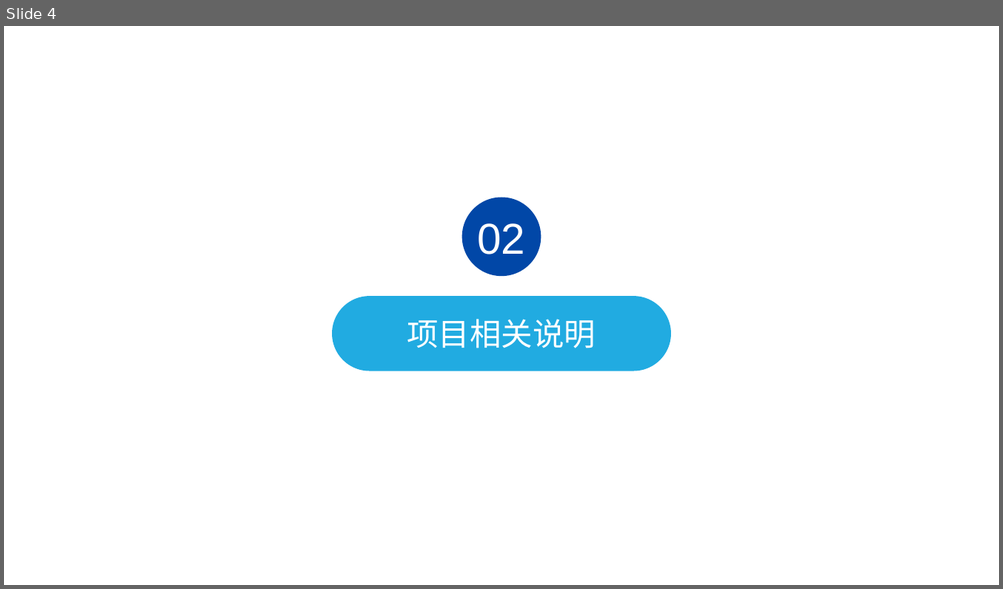
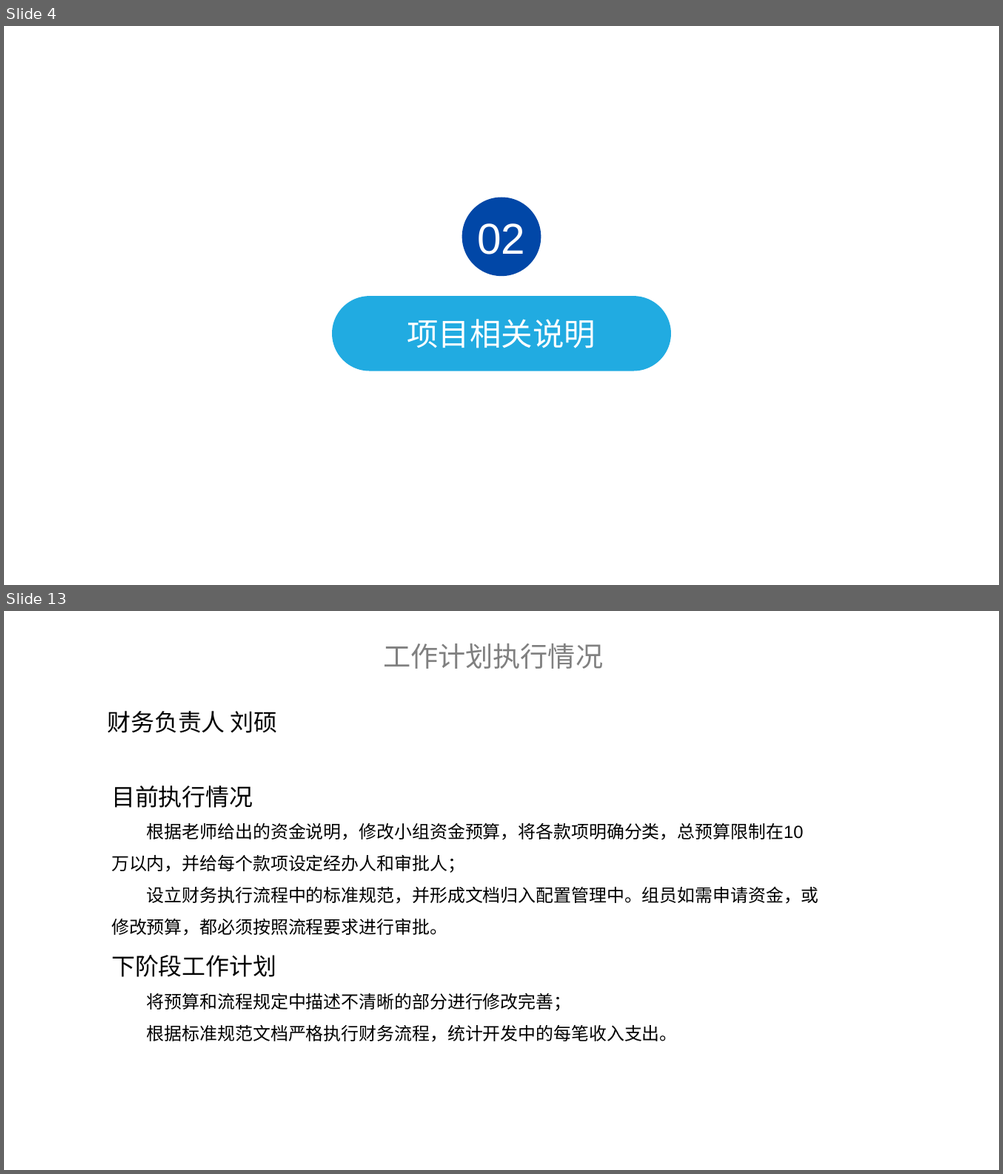
Before and after one commit to BIT-zhangxin/LabWebSystem, a slide deck: document/展示/FishTouchers小组第三次汇报.pptx. Shown one above the other, each under a label of ours: slide 4 before the commit, slides 4 and 13 after it; the slides between them are not shown. The pictures are 1003x589 and 1003x1174 pixels, drawn with LibreOffice and Linux fonts; fonts in the diff are those of the drawing; background and template pictures are left out. Boxes give left, top, right and bottom in pixels: in the first picture for what was removed or moved away, otherwise in the second. Text is boxed around its words. In the diff, an @@ line names an element or a change of style, - is before the commit and + after.

```diff
--- a/document/展示/FishTouchers小组第三次汇报.pptx
+++ b/document/展示/FishTouchers小组第三次汇报.pptx
@@ slide 13 added at <box>4,611,999,1170</box>, background #FFFFFF @@
@@ text added at <box>383,644,603,669</box>, 28 pt, text #808080 @@
+工作计划执行情况
@@ text added at <box>108,711,278,733</box>, 24 pt, text #000000 @@
+财务负责人 刘硕
@@ text added at <box>111,786,819,1042</box>, 18 pt, text #000000 @@
+目前执行情况
+根据老师给出的资金说明，修改小组资金预算，将各款项明确分类，总预算限制在10万以内，并给每个款项设定经办人和审批人；
+设立财务执行流程中的标准规范，并形成文档归入配置管理中。组员如需申请资金，或修改预算，都必须按照流程要求进行审批。
+下阶段工作计划
+将预算和流程规定中描述不清晰的部分进行修改完善；
+根据标准规范文档严格执行财务流程，统计开发中的每笔收入支出。
```
Also in this commit, not shown: 4 slides changed, 8 other slides added, 3 slides removed.
